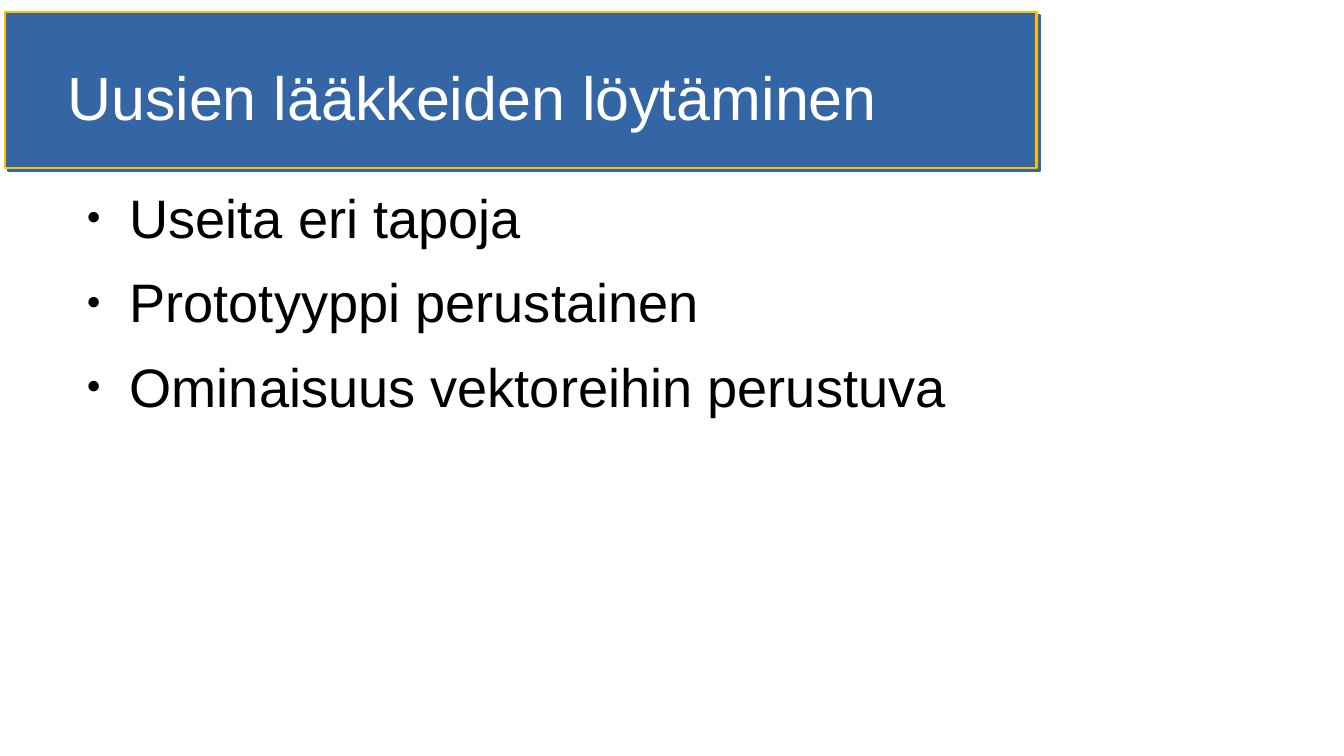
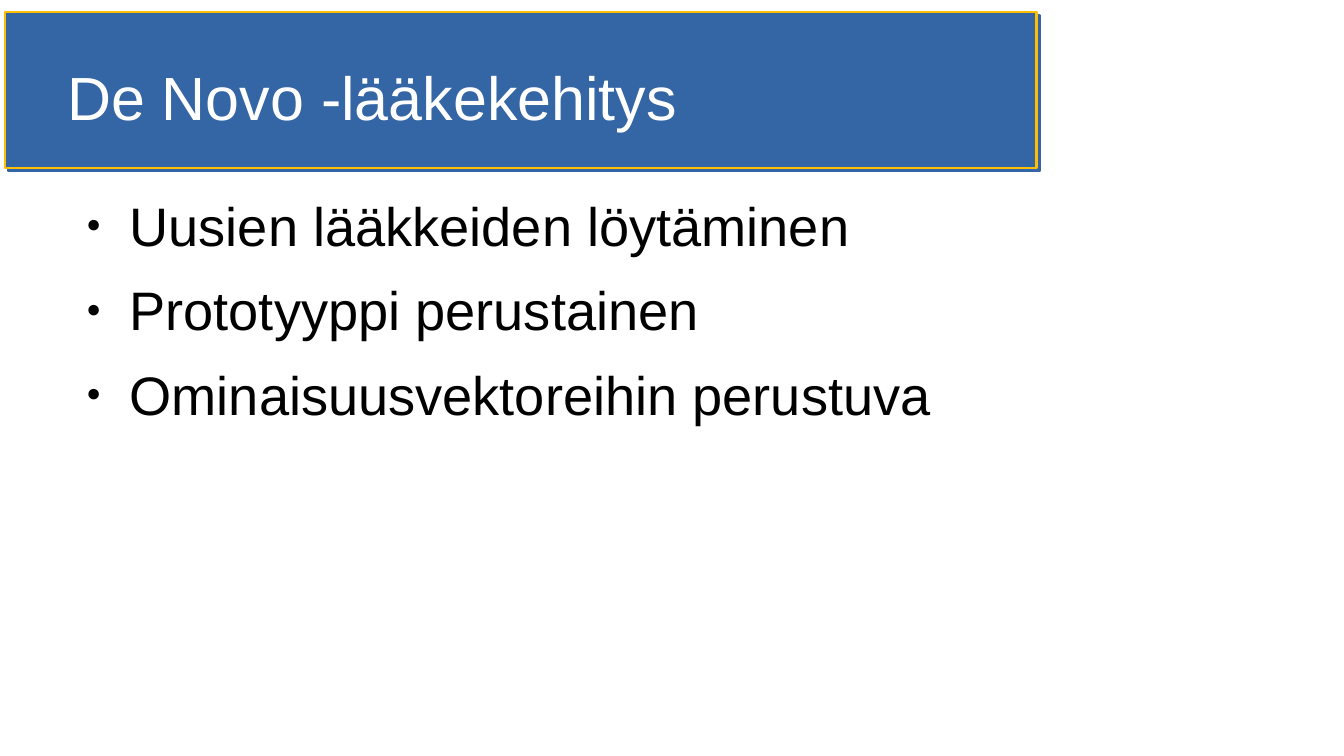
Before and after one commit to HegePI/kanditutkielma, a slide deck: slide 6 of esitelmä.odp (slide 4 before the commit). Drawn at 1344x756 pixels with LibreOffice and Linux fonts; fonts in the diff are those of the drawing. Boxes give left, top, right and bottom in pixels: in the first picture for what was removed or moved away, otherwise in the second. Text is boxed around its words. In the diff, an @@ line names an element or a change of style, - is before the commit and + after.

```diff
--- a/esitelmä.odp
+++ b/esitelmä.odp
@@ title at [67,76,677,131]: text changed @@
-Uusien lääkkeiden löytäminen
+De Novo -lääkekehitys
@@ text "Uusien lääkkeiden löytäminen": place and size @@
-text "Uusien lääkkeiden löytäminen" at [130,198,946,416]
+text "Uusien lääkkeiden löytäminen" at [130,206,931,424]
@@ text at [130,206,849,255]: text changed @@
-● Useita eri tapoja
+● Uusien lääkkeiden löytäminen
@@ text at [130,375,931,424]: spaces changed @@
-● Ominaisuus vektoreihin perustuva
+● Ominaisuusvektoreihin perustuva
```
Also in this commit, not shown: 3 other slides changed, 5 slides added, 4 slides removed, 5 other files.
